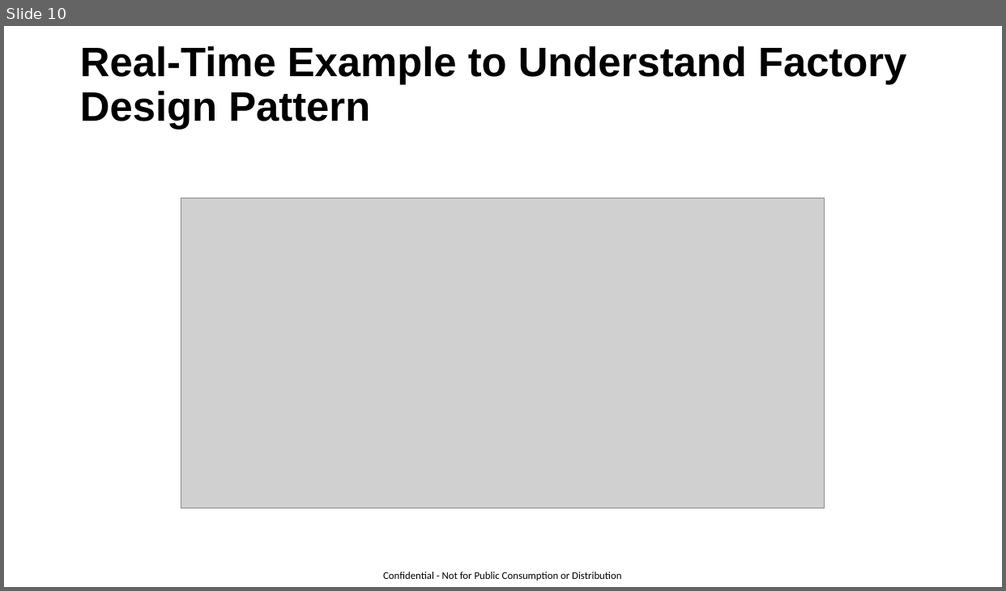
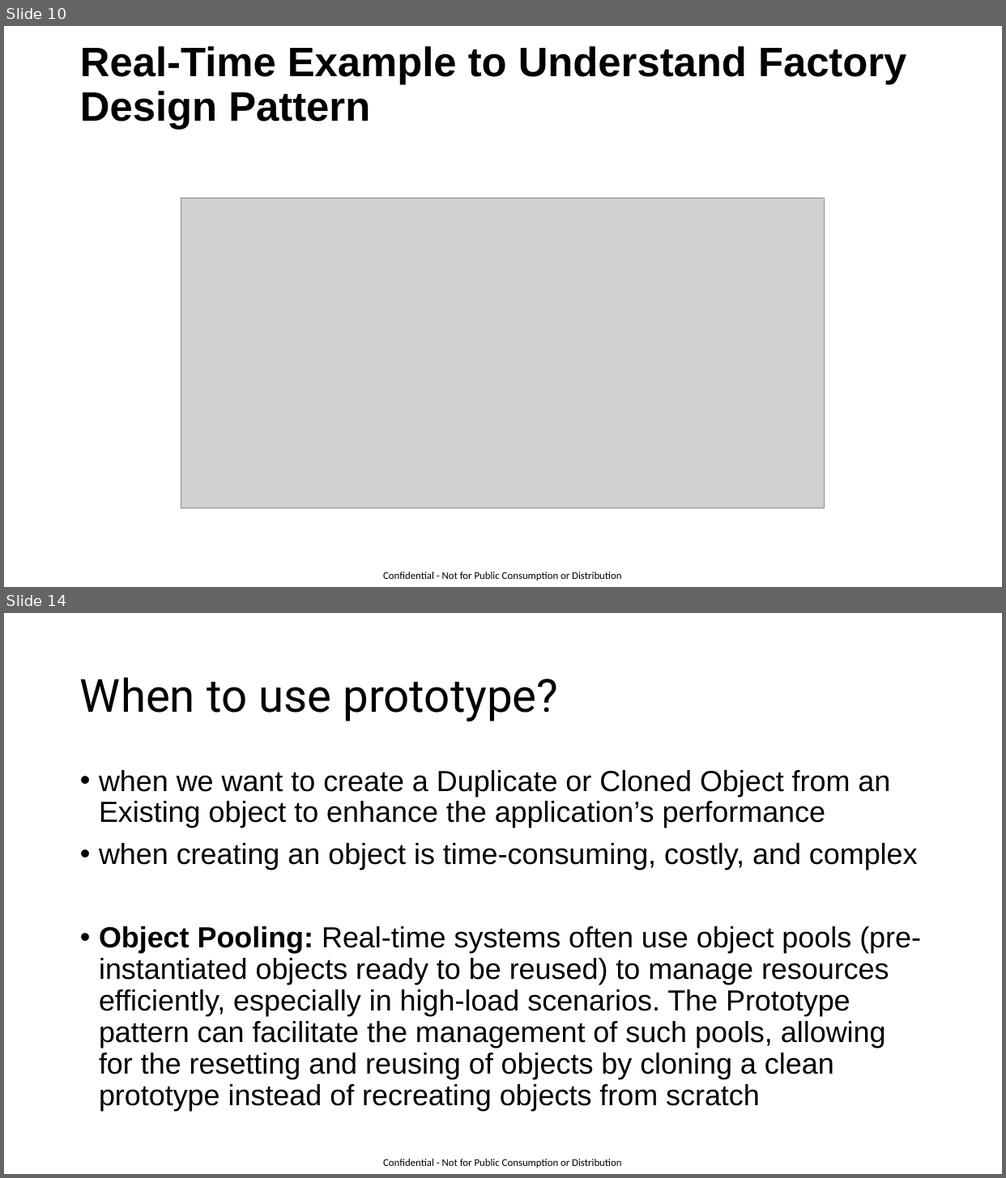
Before and after one commit to GaneshIT/CaseStudyFiles, a slide deck: Design Patterns.pptx. Shown one above the other, each under a label of ours: slide 10 before the commit, slides 10 and 14 after it; the slides between them are not shown. The pictures are 1006x591 and 1006x1178 pixels, drawn with LibreOffice and Linux fonts; fonts in the diff are those of the drawing; grey boxes stand for pictures. Boxes give left, top, right and bottom in pixels: in the first picture for what was removed or moved away, otherwise in the second. Text is boxed around its words. In the diff, an @@ line names an element or a change of style, - is before the commit and + after.

```diff
--- a/Design Patterns.pptx
+++ b/Design Patterns.pptx
@@ slide 14 added at (4,613,1002,1174), background #FFFFFF; not listed: 1 template element that a slide beside it also shows @@
@@ title added at (80,677,558,722), 44 pt, text #000000 @@
+When to use prototype?
@@ text added at (99,770,921,1110), 28 pt, text #000000 @@
+• when we want to create a Duplicate or Cloned Object from an Existing object to enhance the application’s performance
+• when creating an object is time-consuming, costly, and complex
+• Object Pooling: Real-time systems often use object pools (pre-instantiated objects ready to be reused) to manage resources efficiently, especially in high-load scenarios. The Prototype pattern can facilitate the management of such pools, allowing for the resetting and reusing of objects by cloning a clean prototype instead of recreating objects from scratch
```
Also in this commit, not shown: 9 other slides added, 10 other files.
